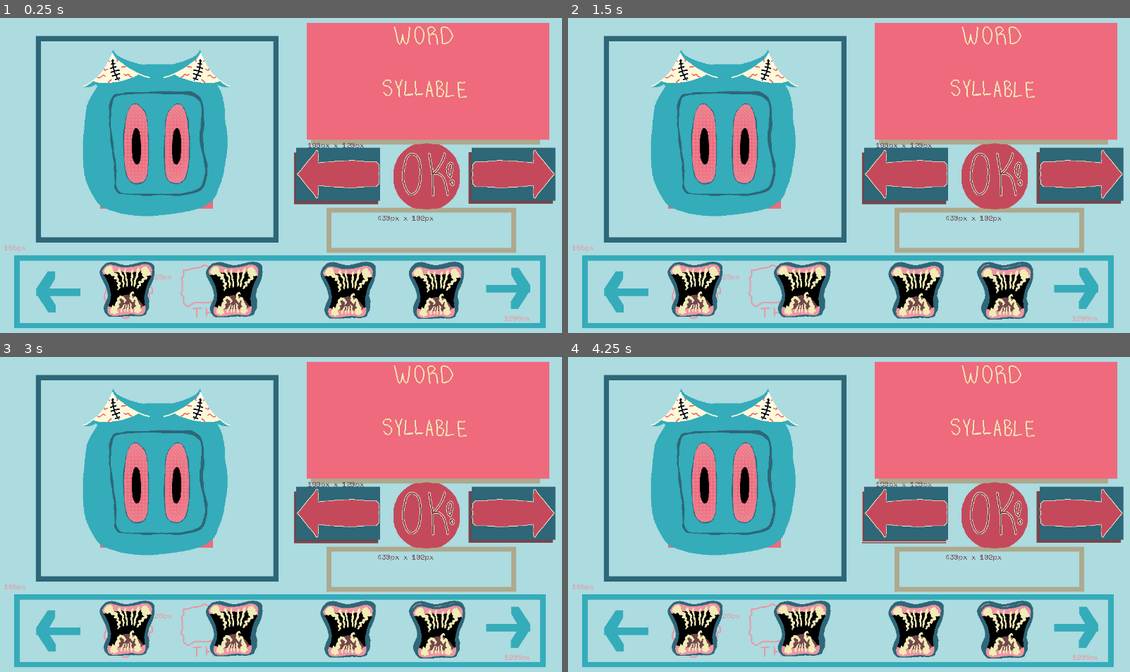
Above: before the commit, frames 1-4 (two rows, left to right).
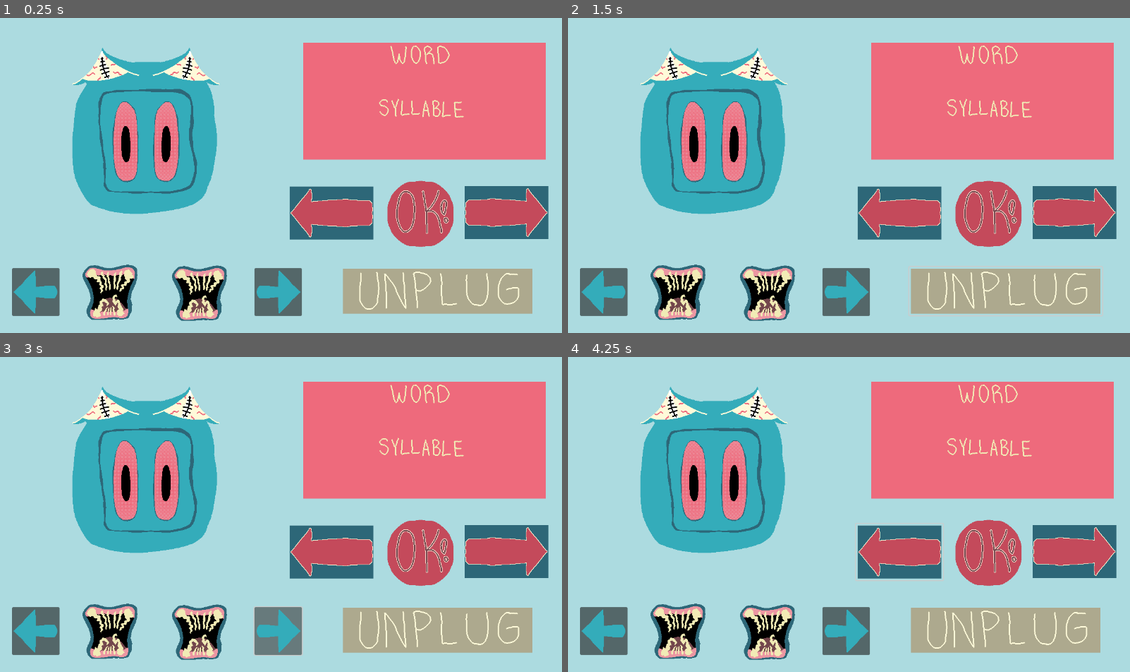
Above: after the commit, the same moments.

Repository: sym-z/speech-and-spell
Game: Godot game, scene res://scenes/load_scene.tscn
Two runs of this game, one before a commit and one after it. Both use one fixed random seed, a clock stepped at 60 frames per second and the inputs below.
Inputs (mouse positions are in pixels of both pictures, inside the frame that each line leads up to; where the layout moved, square brackets give the same spot in the first picture):
- Up to frame 1 (0.25 s): no input
- Up to frame 2 (1.5 s): click (989, 213) [995, 175] at 0.5 s; click (1006, 292) at 1.27 s
- Up to frame 3 (3 s): click (33, 631) at 2.02 s; click (275, 631) at 2.77 s
- Up to frame 4 (4.25 s): click (899, 552) [905, 514] at 3.5 s

The runs differ from the first frame. In frame 1, 42% of the frame differs, in the area x 0-99%, y 1-99%; in frame 2, 42%; in frame 3, 42%; in frame 4, 42%.

Commit message:
Base layout of build scene tweaked.

Diff:
--- a/game-code/speech-and-spell/project.godot
+++ b/game-code/speech-and-spell/project.godot
@@ -14,6 +14,11 @@
 run/main_scene="res://scenes/load_scene.tscn"
 config/features=PackedStringArray("4.3", "Forward Plus")
 config/icon="res://icon.svg"
+run/canvas_textures/default_texture_filter=1
+run/stretch/scale_mode="fractional"
+run/stretch/mode="disabled"
+run/size/viewport_height=648
+run/size/viewport_width=1152
 
 [autoload]
 
--- a/game-code/speech-and-spell/scenes/build_scene.tscn
+++ b/game-code/speech-and-spell/scenes/build_scene.tscn
@@ -1,15 +1,17 @@
-[gd_scene load_steps=17 format=3 uid="uid://o8dp7j6fxjhp"]
+[gd_scene load_steps=19 format=3 uid="uid://o8dp7j6fxjhp"]
 
 [ext_resource type="Script" path="res://scripts/build_scene.gd" id="1_2b11n"]
+[ext_resource type="Texture2D" uid="uid://dkn0dp7cnmc3d" path="res://sprites/bg.png" id="2_1elwy"]
 [ext_resource type="Texture2D" uid="uid://cclt0up3nbif2" path="res://sprites/speech-assembly-sketch.png" id="2_efu6d"]
 [ext_resource type="Texture2D" uid="uid://c3ua88sal7kvc" path="res://sprites/creature_viewport.png" id="3_yyw1m"]
 [ext_resource type="Texture2D" uid="uid://dgxdu6mmp4afx" path="res://sprites/empty-mouth.png" id="4_a5ed8"]
 [ext_resource type="PackedScene" uid="uid://d2qyyctn7xjl8" path="res://scenes/mouth.tscn" id="5_nb0vn"]
 [ext_resource type="Texture2D" uid="uid://ck0t3eosen2jn" path="res://sprites/a-e-i-LARGE.png" id="5_qmwkh"]
-[ext_resource type="PackedScene" uid="uid://uiyx6artcjr5" path="res://scenes/inventory_icon.tscn" id="5_w4rbx"]
 [ext_resource type="Texture2D" uid="uid://bxlnlqbn766dv" path="res://sprites/ok-button.png" id="8_1r0h1"]
 [ext_resource type="Texture2D" uid="uid://do5qrquopwv7e" path="res://sprites/arrow-button.png" id="9_bpilg"]
+[ext_resource type="Texture2D" uid="uid://d2akp3o0hk86v" path="res://sprites/unplug.png" id="9_tukae"]
 [ext_resource type="Texture2D" uid="uid://dj40tsvsya2mn" path="res://sprites/word-display.png" id="10_t477v"]
+[ext_resource type="Texture2D" uid="uid://cfil52isrxdg5" path="res://sprites/toolbox-arrow.png" id="11_x8sne"]
 
 [sub_resource type="SpriteFrames" id="SpriteFrames_8tvbn"]
 animations = [{
@@ -56,12 +58,17 @@
 script = ExtResource("1_2b11n")
 viewportMouth = NodePath("Creature Viewport/Mouth Align/Viewport Mouth")
 
+[node name="Background Image" type="Sprite2D" parent="."]
+texture = ExtResource("2_1elwy")
+centered = false
+
 [node name="Reference Image" type="Sprite2D" parent="."]
+visible = false
 texture = ExtResource("2_efu6d")
 centered = false
 
 [node name="Creature Viewport" type="AnimatedSprite2D" parent="."]
-position = Vector2(60, 40)
+position = Vector2(36, 35)
 sprite_frames = SubResource("SpriteFrames_8tvbn")
 centered = false
 
@@ -87,17 +94,17 @@
 
 [node name="Buttons" type="Control" parent="Word Select"]
 anchors_preset = 0
-offset_left = 8.0
-offset_top = -13.0
-offset_right = 48.0
-offset_bottom = 27.0
+offset_left = 10.0
+offset_top = -15.0
+offset_right = 50.0
+offset_bottom = 25.0
 
 [node name="Okay Button" type="Button" parent="Word Select/Buttons"]
 layout_mode = 0
-offset_left = 886.0
-offset_top = 296.0
-offset_right = 1044.0
-offset_bottom = 454.0
+offset_left = 870.0
+offset_top = 383.0
+offset_right = 1028.0
+offset_bottom = 541.0
 theme_override_constants/outline_size = 0
 theme_override_styles/focus = SubResource("StyleBoxEmpty_8cvbu")
 theme_override_styles/pressed = SubResource("StyleBoxEmpty_6kouv")
@@ -111,73 +118,74 @@
 
 [node name="Left Word Arrow" type="Button" parent="Word Select/Buttons/Arrows"]
 layout_mode = 0
-offset_left = 665.0
-offset_top = 306.0
-offset_right = 863.0
-offset_bottom = 434.0
+offset_left = 648.0
+offset_top = 396.0
+offset_right = 846.0
+offset_bottom = 524.0
 icon = ExtResource("9_bpilg")
 flat = true
 
 [node name="Right Word Arrow" type="Button" parent="Word Select/Buttons/Arrows"]
 layout_mode = 0
-offset_left = 1261.0
-offset_top = 434.0
-offset_right = 1459.0
-offset_bottom = 562.0
+offset_left = 1243.0
+offset_top = 523.0
+offset_right = 1441.0
+offset_bottom = 651.0
 scale = Vector2(-1, -1)
 icon = ExtResource("9_bpilg")
 flat = true
 
-[node name="Word Window Reference" type="Sprite2D" parent="."]
-position = Vector2(976, 147)
+[node name="Unplug Button" type="Button" parent="Word Select/Buttons"]
+layout_mode = 0
+offset_left = 769.0
+offset_top = 582.0
+offset_right = 1207.0
+offset_bottom = 692.0
+icon = ExtResource("9_tukae")
+flat = true
+
+[node name="Word Window Reference" type="Sprite2D" parent="Word Select"]
+position = Vector2(968, 192)
 texture = ExtResource("10_t477v")
 
 [node name="Inventory" type="Node2D" parent="."]
 
-[node name="Locations" type="Node2D" parent="Inventory"]
+[node name="Left Inventory Arrow" type="Button" parent="Inventory"]
+offset_left = 32.0
+offset_top = 570.0
+offset_right = 140.0
+offset_bottom = 678.0
+icon = ExtResource("11_x8sne")
 
-[node name="Icon Location 1" type="Marker2D" parent="Inventory/Locations"]
-position = Vector2(293, 616)
-
-[node name="Inventory Icon" parent="Inventory/Locations/Icon Location 1" instance=ExtResource("5_w4rbx")]
-
-[node name="Icon Location 2" type="Marker2D" parent="Inventory/Locations"]
-position = Vector2(538, 616)
-
-[node name="Inventory Icon" parent="Inventory/Locations/Icon Location 2" instance=ExtResource("5_w4rbx")]
-
-[node name="Icon Location 3" type="Marker2D" parent="Inventory/Locations"]
-position = Vector2(795, 616)
-
-[node name="Inventory Icon" parent="Inventory/Locations/Icon Location 3" instance=ExtResource("5_w4rbx")]
-
-[node name="Icon Location 4" type="Marker2D" parent="Inventory/Locations"]
-position = Vector2(995, 616)
-
-[node name="Inventory Icon" parent="Inventory/Locations/Icon Location 4" instance=ExtResource("5_w4rbx")]
+[node name="Right Inventory Arrow" type="Button" parent="Inventory"]
+offset_left = 690.0
+offset_top = 678.0
+offset_right = 798.0
+offset_bottom = 786.0
+scale = Vector2(-1, -1)
+icon = ExtResource("11_x8sne")
 
 [node name="Mouth" parent="Inventory" node_paths=PackedStringArray("homePosition") instance=ExtResource("5_nb0vn")]
-position = Vector2(293, 616)
-homePosition = NodePath("../Locations/Icon Location 1")
+position = Vector2(254, 623)
+homePosition = NodePath("../Marker2D")
 
 [node name="Mouth2" parent="Inventory" node_paths=PackedStringArray("homePosition") instance=ExtResource("5_nb0vn")]
-position = Vector2(534, 617)
-homePosition = NodePath("../Locations/Icon Location 2")
+position = Vector2(457, 625)
+homePosition = NodePath("../Marker2D2")
 
-[node name="Mouth3" parent="Inventory" node_paths=PackedStringArray("homePosition") instance=ExtResource("5_nb0vn")]
-position = Vector2(794, 620)
-homePosition = NodePath("../Locations/Icon Location 3")
+[node name="Marker2D" type="Marker2D" parent="Inventory"]
+position = Vector2(257, 625)
 
-[node name="Mouth4" parent="Inventory" node_paths=PackedStringArray("homePosition") instance=ExtResource("5_nb0vn")]
-position = Vector2(995, 621)
-homePosition = NodePath("../Locations/Icon Location 4")
+[node name="Marker2D2" type="Marker2D" parent="Inventory"]
+position = Vector2(461, 633)
 
 [connection signal="mouse_entered" from="Creature Viewport/Area2D" to="." method="_on_area_2d_mouse_entered"]
 [connection signal="mouse_exited" from="Creature Viewport/Area2D" to="." method="_on_area_2d_mouse_exited"]
 [connection signal="button_up" from="Word Select/Buttons/Okay Button" to="." method="_on_okay_button_button_up"]
 [connection signal="button_up" from="Word Select/Buttons/Arrows/Left Word Arrow" to="." method="_on_left_word_arrow_button_up"]
 [connection signal="button_up" from="Word Select/Buttons/Arrows/Right Word Arrow" to="." method="_on_right_word_arrow_button_up"]
+[connection signal="button_up" from="Word Select/Buttons/Unplug Button" to="." method="_on_unplug_button_button_up"]
+[connection signal="button_up" from="Inventory/Left Inventory Arrow" to="." method="_on_left_inventory_arrow_button_up"]
+[connection signal="button_up" from="Inventory/Right Inventory Arrow" to="." method="_on_right_inventory_arrow_button_up"]
 [connection signal="beingHeld" from="Inventory/Mouth" to="." method="_on_mouth_being_held"]
 [connection signal="beingHeld" from="Inventory/Mouth2" to="." method="_on_mouth_being_held"]
-[connection signal="beingHeld" from="Inventory/Mouth3" to="." method="_on_mouth_being_held"]
-[connection signal="beingHeld" from="Inventory/Mouth4" to="." method="_on_mouth_being_held"]
--- a/game-code/speech-and-spell/scripts/Globals.gd
+++ b/game-code/speech-and-spell/scripts/Globals.gd
@@ -4,8 +4,10 @@
 var currMouth : AnimatedSprite2D
 var mouthPlugged : bool = false;
 # Called when the node enters the scene tree for the first time.
+var selections : Array[int] = []
+enum syllables {A_E_I}
 func _ready():
-
+	print(syllables.A_E_I)
 	pass # Replace with function body.
 
 
--- a/game-code/speech-and-spell/scripts/build_scene.gd
+++ b/game-code/speech-and-spell/scripts/build_scene.gd
@@ -32,17 +32,20 @@
 	if(Globals.carryingMouth):
 		Globals.currMouth.animation = "default"
 
+## Signal from mouth instance being caught
 func _on_mouth_being_held(mouth):
 	Globals.currMouth = mouth;
 
-
-func _on_okay_button_button_up():
-	## TODO: Set viewport mouth to empty, advance syllable in word window
+func resetMouth():
 	viewportMouth.animation = "default"
 	viewportMouth.frame = 0;
-
 	Globals.mouthPlugged = false;
+func _on_okay_button_button_up():
+	## TODO: Set viewport mouth to empty, advance syllable in word window, on last syllable move on to speech
+	resetMouth();
 	print("Okay")
+func _on_unplug_button_button_up():
+	resetMouth();
 
 
 func _on_left_word_arrow_button_up():
@@ -50,3 +53,10 @@
 
 func _on_right_word_arrow_button_up():
 	pass # Replace with function body.
+
+
+func _on_left_inventory_arrow_button_up():
+	pass # Replace with function body.
+
+func _on_right_inventory_arrow_button_up():
+	pass # Replace with function body.
Binary file added: game-code/speech-and-spell/sprites/bg.png
Not shown, added: game-code/speech-and-spell/sprites/bg.png.import
Binary file added: game-code/speech-and-spell/sprites/unplug.png
Not shown, added: game-code/speech-and-spell/sprites/unplug.png.import
Not shown, added: assets/bg.ase
Not shown, added: assets/unplug.ase
